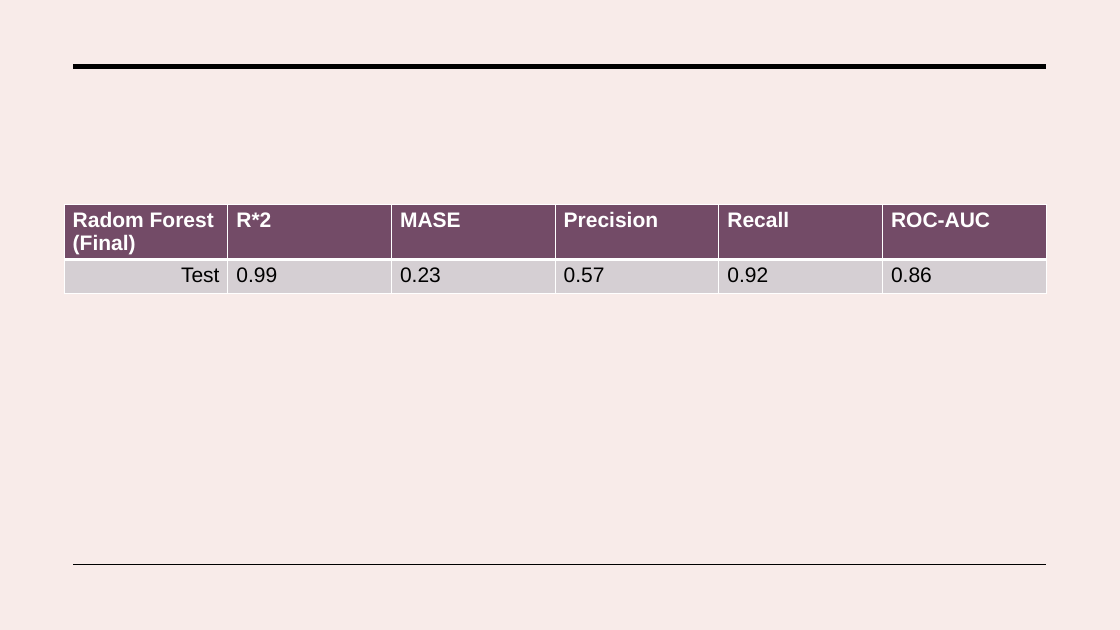
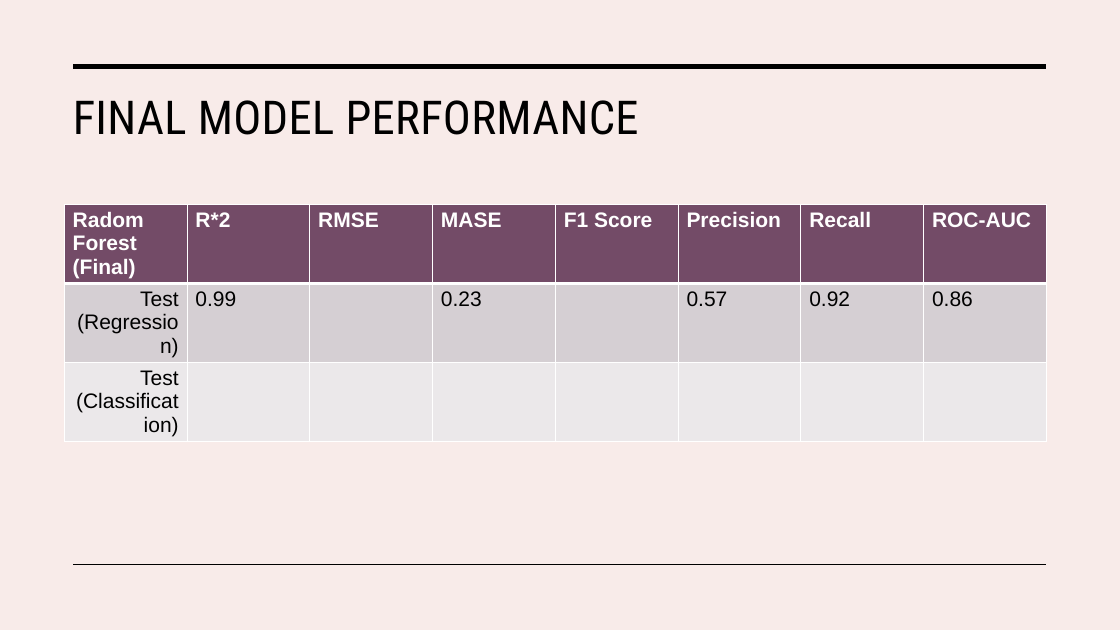
Before and after one commit to H-Rumenya/Malaria-Predictive-Model, a slide deck: slide 14 of Malaria_Predictive_model.pptx (slide 13 before the commit). Drawn at 1120x630 pixels with LibreOffice and Linux fonts; fonts in the diff are those of the drawing. Boxes give left, top, right and bottom in pixels: in the first picture for what was removed or moved away, otherwise in the second. Text is boxed around its words. In the diff, an @@ line names an element or a change of style, - is before the commit and + after.

```diff
--- a/Malaria_Predictive_model.pptx
+++ b/Malaria_Predictive_model.pptx
@@ title added at (x1=73, y1=100, x2=639, y2=135), 40 pt, text #000000 @@
+FINAL MODEL PERFORMANCE
@@ table at (x1=65, y1=204, x2=1046, y2=456) @@
-Radom Forest (Final) | R*2 | MASE | Precision | Recall | ROC-AUC
-Test | 0.99 | 0.23 | 0.57 | 0.92 | 0.86
+Radom Forest (Final) | R*2 | RMSE | MASE | F1 Score | Precision | Recall | ROC-AUC
+Test (Regression) | 0.99 |  | 0.23 |  | 0.57 | 0.92 | 0.86
+Test (Classification) |  |  |  |  |  |  | 
```
Also in this commit, not shown: 13 other slides changed, 6 slides added, 1 slide removed, 15 other files.
